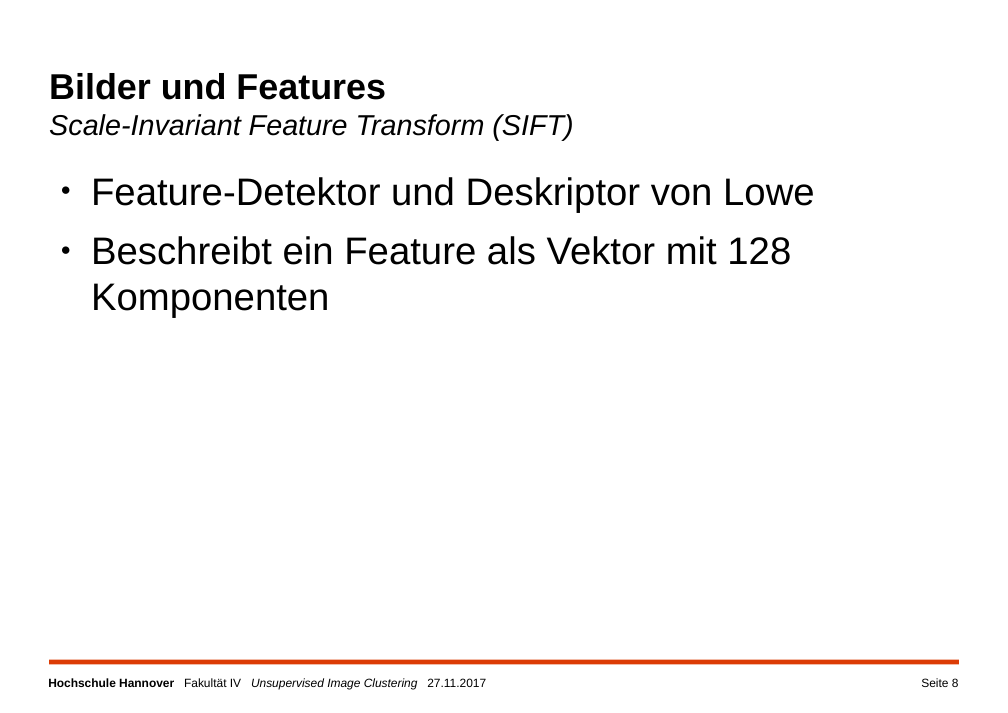
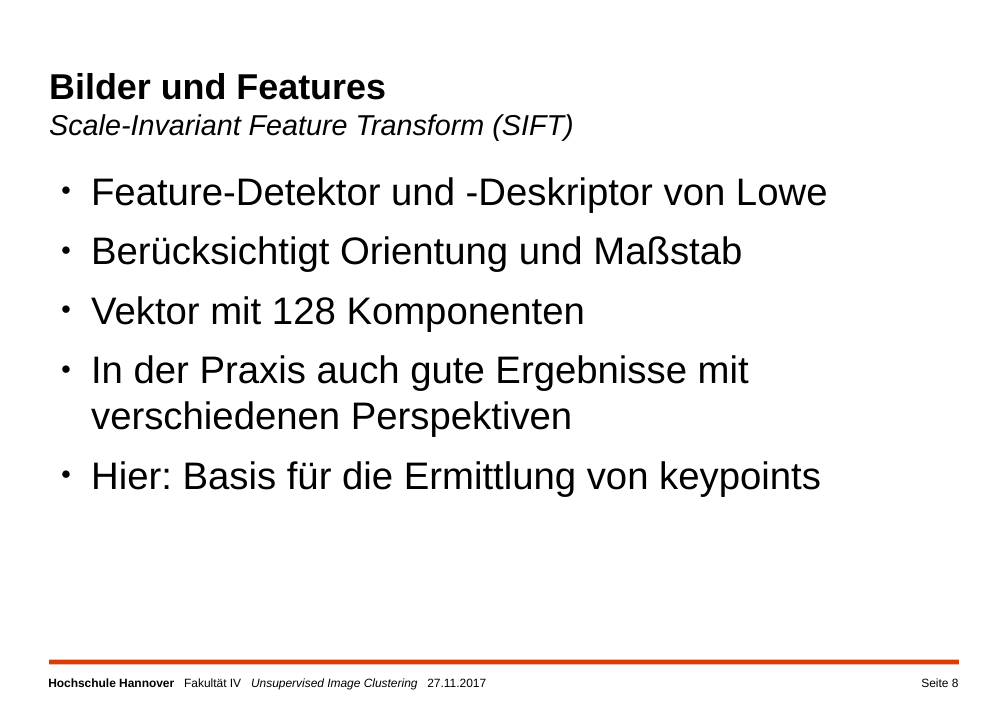
Before and after one commit to a-cl/ma-thesis, a slide deck: slide 8 of kolloquim.pptx. Drawn at 1008x713 pixels with LibreOffice and Linux fonts; fonts in the diff are those of the drawing; background and template pictures are left out. Boxes give left, top, right and bottom in pixels: in the first picture for what was removed or moved away, otherwise in the second. Text is boxed around its words. In the diff, an @@ line names an element or a change of style, - is before the commit and + after.

```diff
--- a/kolloquim.pptx
+++ b/kolloquim.pptx
@@ text at (x1=91, y1=177, x2=828, y2=497): text changed @@
-● Feature-Detektor und Deskriptor von Lowe
-● Beschreibt ein Feature als Vektor mit 128 Komponenten
+● Feature-Detektor und -Deskriptor von Lowe
+● Berücksichtigt Orientung und Maßstab
+● Vektor mit 128 Komponenten
+● In der Praxis auch gute Ergebnisse mit verschiedenen Perspektiven
+● Hier: Basis für die Ermittlung von keypoints
```
Also in this commit, not shown: 12 other slides changed.
